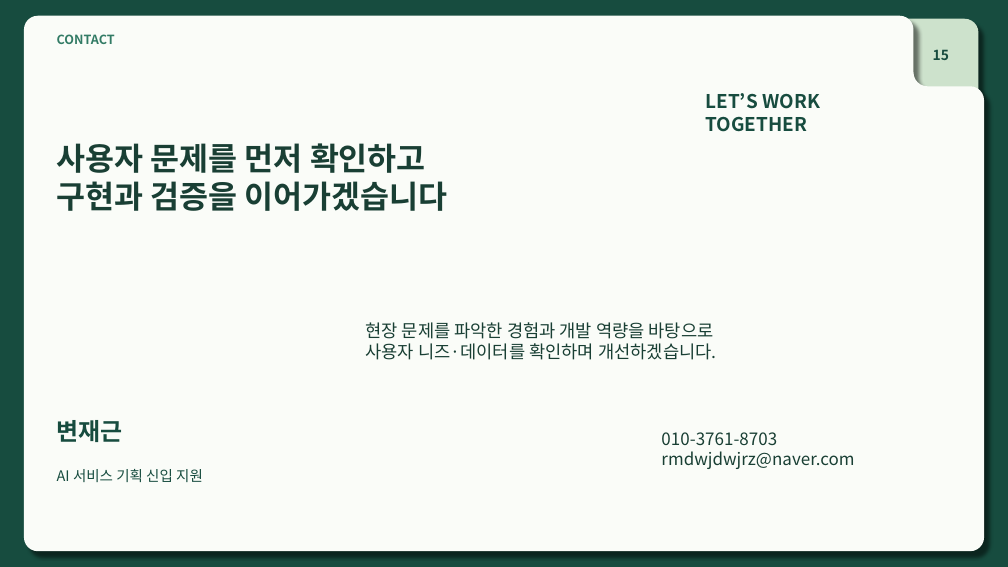
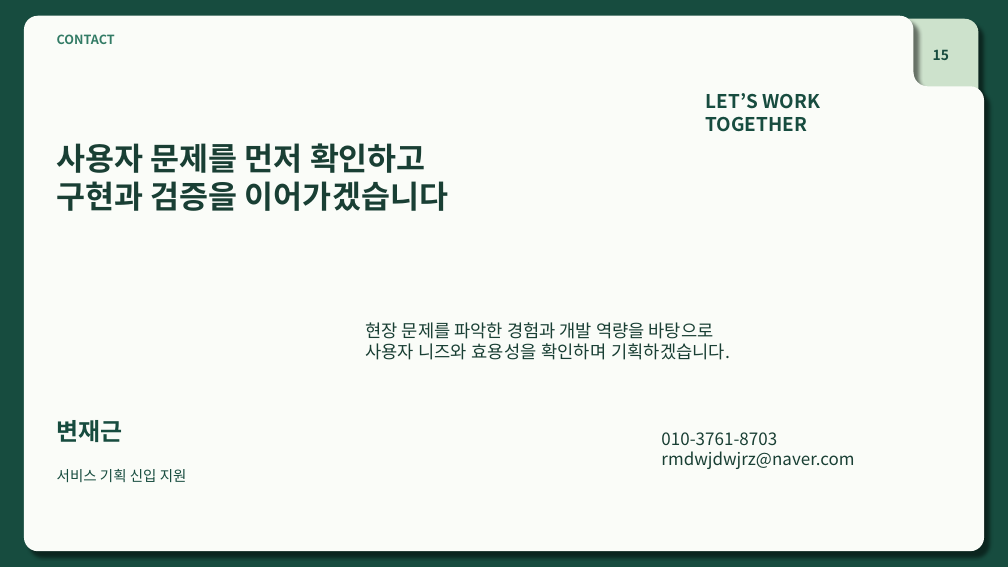
Before and after one commit to Jack-the-Ace/remind, a slide deck: slide 15 of 참고자료/취뽀/포트폴리오_변재근_v3.0.pptx. Drawn at 1008x567 pixels with LibreOffice and Linux fonts; fonts in the diff are those of the drawing. Boxes give left, top, right and bottom in pixels: in the first picture for what was removed or moved away, otherwise in the second. Text is boxed around its words. In the diff, an @@ line names an element or a change of style, - is before the commit and + after.

Commit message:
RedBox기획서 검토 후 제출하기

```diff
--- a/참고자료/취뽀/포트폴리오_변재근_v3.0.pptx
+++ b/참고자료/취뽀/포트폴리오_변재근_v3.0.pptx
@@ text at [365,343,730,360]: text changed @@
-사용자 니즈·데이터를 확인하며 개선하겠습니다.
+사용자 니즈와 효용성을 확인하며 기획하겠습니다.
@@ text at [57,469,187,482]: text changed @@
-AI 서비스 기획 신입 지원
+서비스 기획 신입 지원
```
Also in this commit, not shown: 10 other slides changed, 29 other files.
